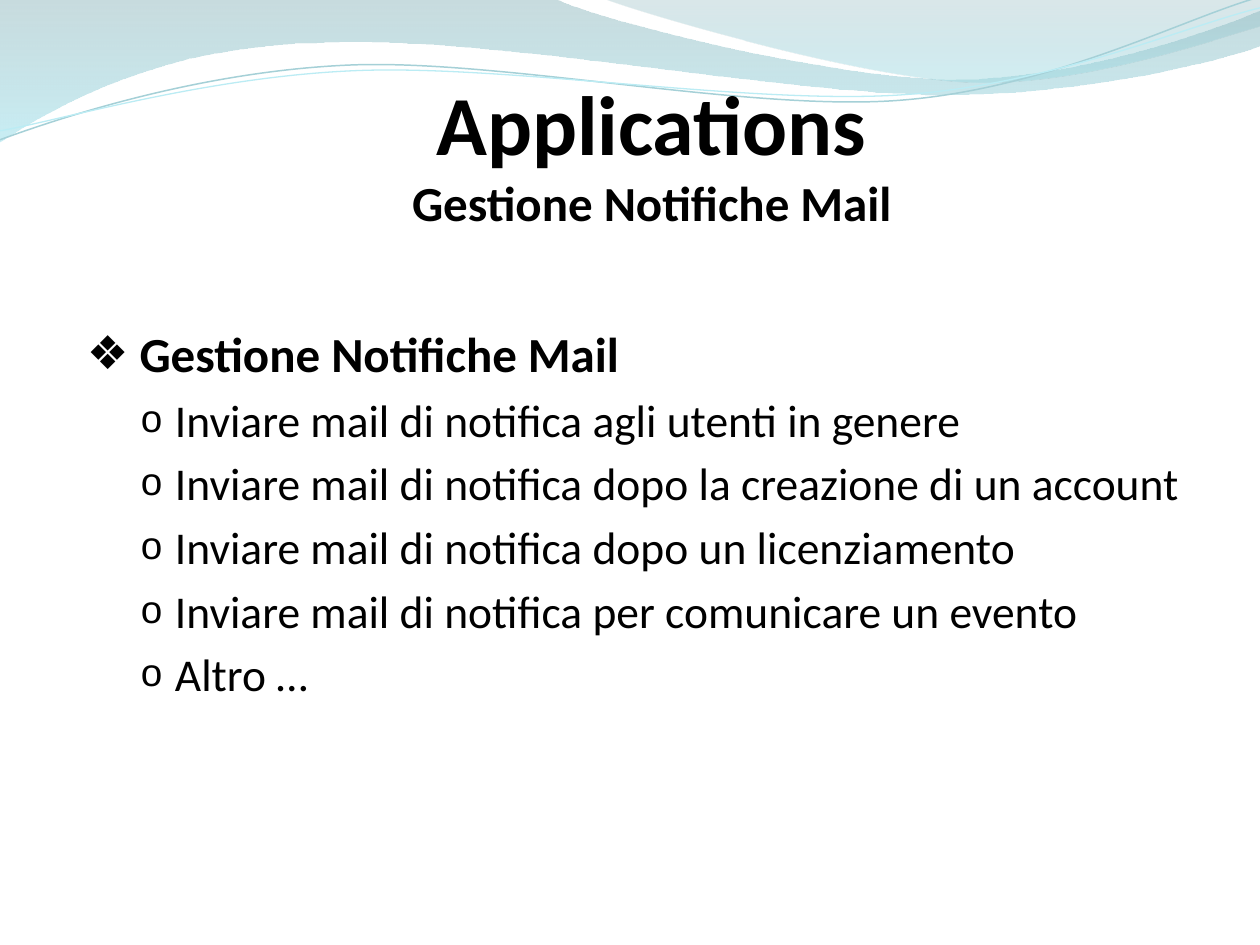
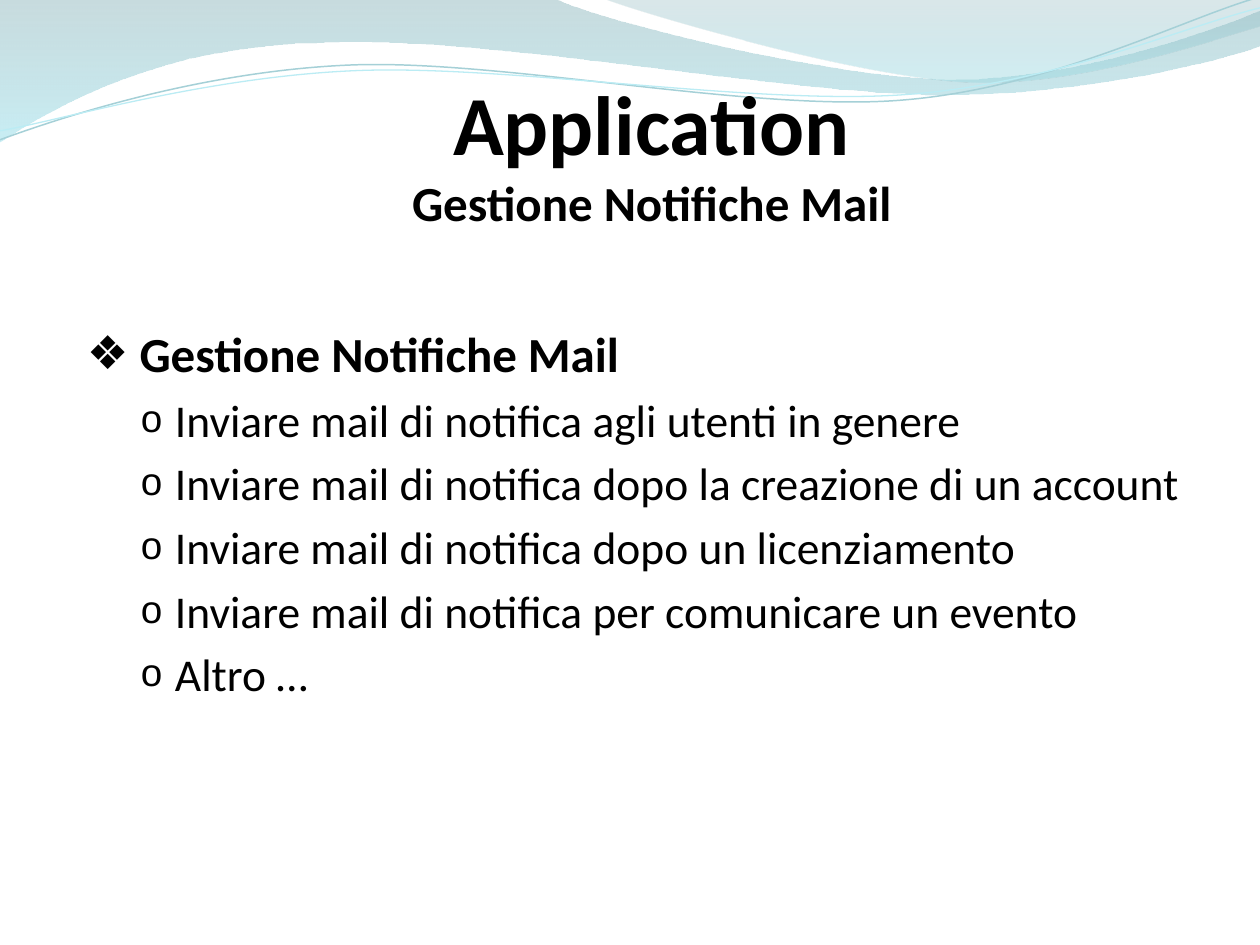
Before and after one commit to ammirate/at-silo, a slide deck: slide 85 of Presentazione/Atsilo1/[BOZZA] Atsilo_A_PresentazioneFinale copia.pptx. Drawn at 1260x945 pixels with LibreOffice and Linux fonts; fonts in the diff are those of the drawing. Boxes give left, top, right and bottom in pixels: in the first picture for what was removed or moved away, otherwise in the second. Text is boxed around its words. In the diff, an @@ line names an element or a change of style, - is before the commit and + after.

```diff
--- a/Presentazione/Atsilo1/[BOZZA] Atsilo_A_PresentazioneFinale copia.pptx
+++ b/Presentazione/Atsilo1/[BOZZA] Atsilo_A_PresentazioneFinale copia.pptx
@@ text at [453,86,850,169]: text changed @@
-Applications
+Application
```
Also in this commit, not shown: 2 other slides changed.
